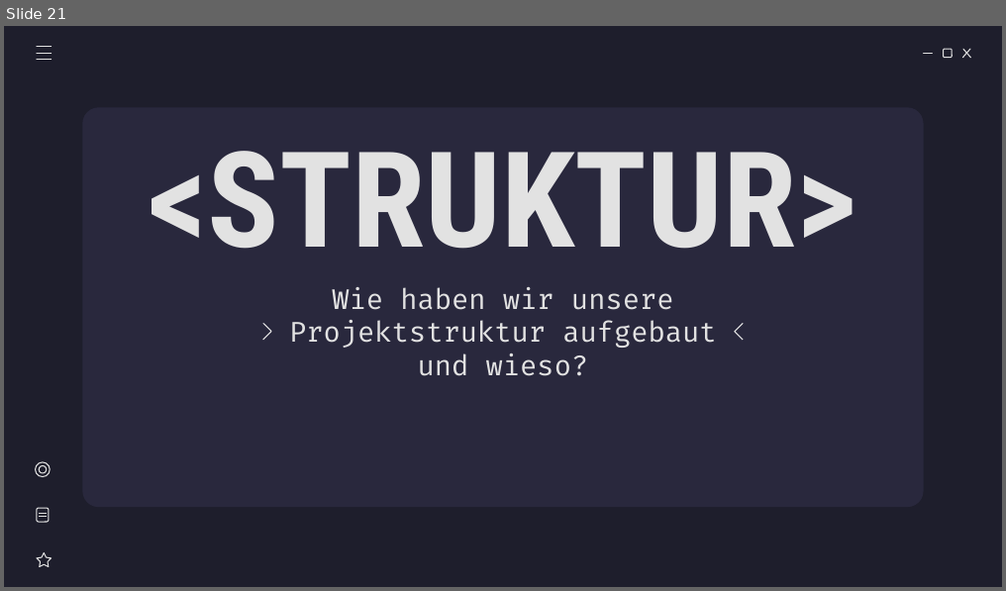
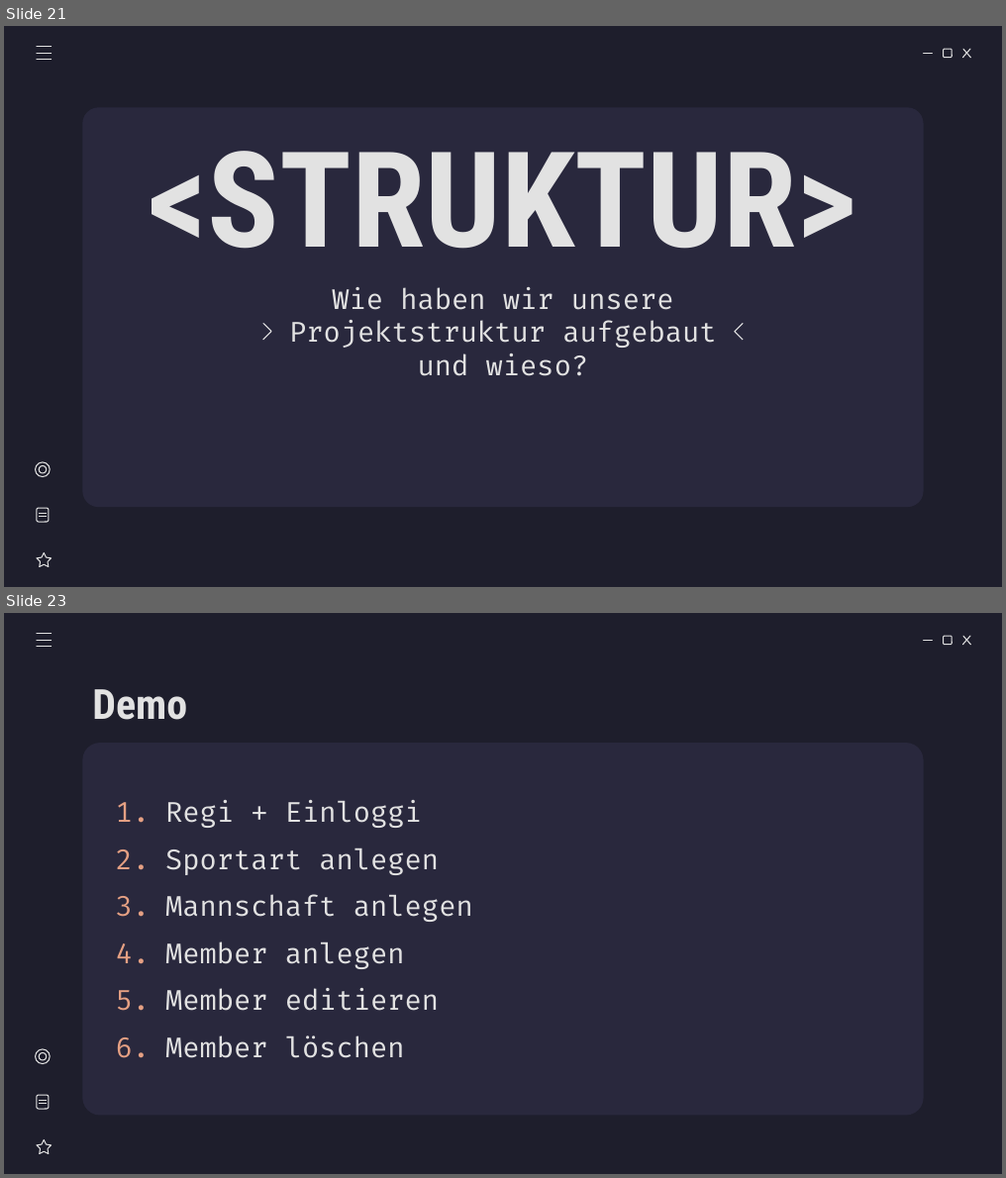
Before and after one commit to miwied/web-based-database-manager, a slide deck: documentation/required documents/Presentation/Webasierter Datenkbankmanager - Präsentation.pptx. Shown one above the other, each under a label of ours: slide 21 before the commit, slides 21 and 23 after it; the slides between them are not shown. The pictures are 1006x591 and 1006x1178 pixels, drawn with LibreOffice and Linux fonts; fonts in the diff are those of the drawing. Boxes give left, top, right and bottom in pixels: in the first picture for what was removed or moved away, otherwise in the second. Text is boxed around its words. In the diff, an @@ line names an element or a change of style, - is before the commit and + after.

```diff
--- a/documentation/required documents/Presentation/Webasierter Datenkbankmanager - Präsentation.pptx
+++ b/documentation/required documents/Presentation/Webasierter Datenkbankmanager - Präsentation.pptx
@@ slide 23 added at [4,613,1002,1174], background #1E1E2C; not listed: 4 template elements that a slide beside it also shows @@
@@ line added from (37, 634) to (51, 634), #E2E2E2 0.75 pt @@
@@ line added from (37, 640) to (51, 640), #E2E2E2 0.75 pt @@
@@ line added from (37, 647) to (51, 647), #E2E2E2 0.75 pt @@
@@ title added at [92,689,187,720], 30 pt, text #E2E2E2, bold @@
+Demo
@@ rounded rectangle added at [83,743,924,1115], fill #29283D @@
@@ text added at [165,800,473,1059], 20 pt, text #E2E2E2 @@
+1. Regi + Einloggi
+2. Sportart anlegen
+3. Mannschaft anlegen
+4. Member anlegen
+5. Member editieren
+6. Member löschen
@@ group added at [35,1049,52,1154]: 2 lines, 2 ellipses, 1 star, 1 rounded rectangle @@
```
Also in this commit, not shown: 4 slides changed.
